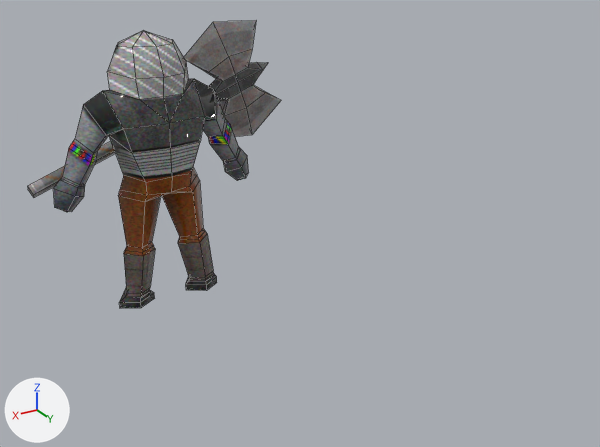
The FBX model Assets/pruebas/Export_Unity/Animaciones/Pesado/Hit.fbx, before and after one commit.
Before and after are seen from a 50 mm lens placed at (0.29, 0.29, 0.219), pointed at (0.07, -0.076, 0.036). The lights are fixed; the arrows at lower left show +X, +Y and +Z. Mesh edges are drawn as thin lines. Where no turn or scale is listed for an object, it has been applied to the vertices.
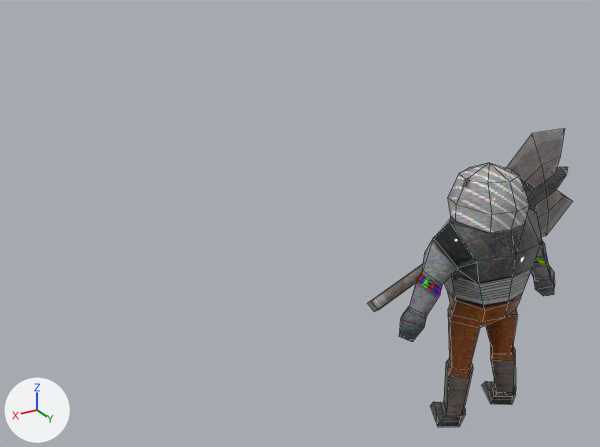
Pixel boxes [x1, y1, x2, y2] of what changed, in the pictures (600 x 447 px):
'Box001', moved
    before: [53, 31, 249, 308]
    after: [399, 163, 555, 427]
'Cylinder001', moved
    before: [27, 20, 281, 198]
    after: [368, 128, 572, 312]

The change, as a diff of the scene's bpy script:
```diff
--- a/Assets/pruebas/Export_Unity/Animaciones/Pesado/Hit.fbx.py
+++ b/Assets/pruebas/Export_Unity/Animaciones/Pesado/Hit.fbx.py
@@ ob_box001 @@
 ob_box001 = bpy.data.objects.new('Box001', me_mesh)
-ob_box001.location = (0.1377, -0.108, 0.0714)
+ob_box001.location = (-0.0011, -0.0003, 0.0087)
@@ ob_cylinder001 @@
 ob_cylinder001 = bpy.data.objects.new('Cylinder001', me_mesh_001)
-ob_cylinder001.location = (0.1823, -0.1365, 0.0674)
+ob_cylinder001.location = (0.0347, -0.0295, 0.0073)
```
